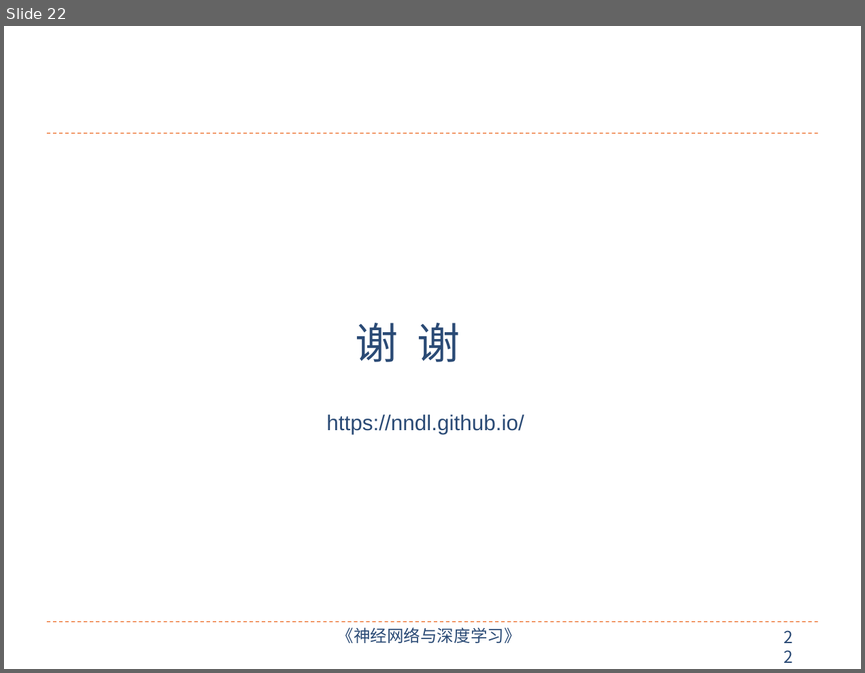
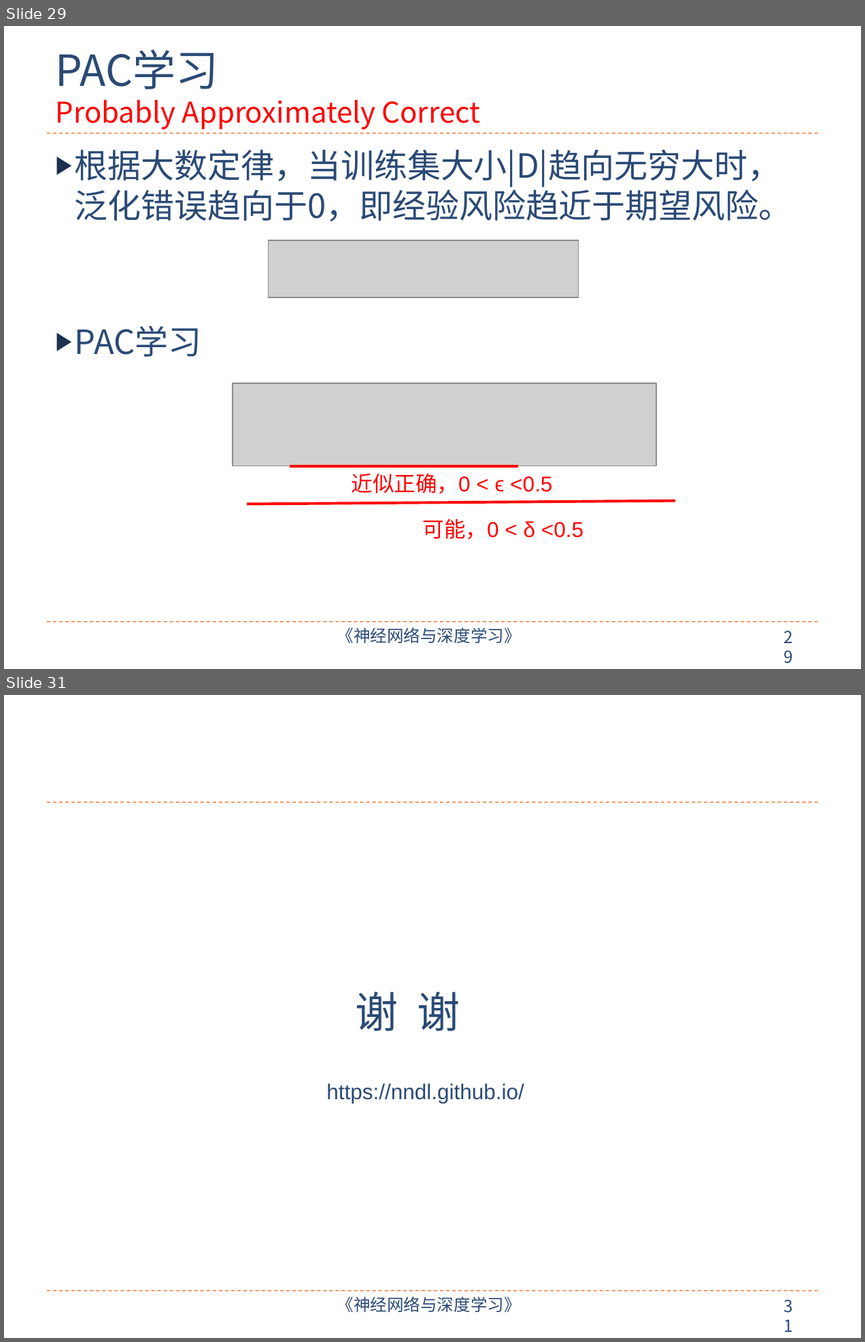
Before and after one commit to nndl/nndl.github.io, a slide deck: ppt/chap-机器学习概述.pptx. Shown one above the other, each under a label of ours: slide 22 before the commit, slides 29 and 31 after it; the slides between them are not shown. The pictures are 865x673 and 865x1342 pixels, drawn with LibreOffice and Linux fonts; fonts in the diff are those of the drawing; grey boxes stand for pictures. Boxes give left, top, right and bottom in pixels: in the first picture for what was removed or moved away, otherwise in the second. Text is boxed around its words. In the diff, an @@ line names an element or a change of style, - is before the commit and + after.

```diff
--- a/ppt/chap-机器学习概述.pptx
+++ b/ppt/chap-机器学习概述.pptx
@@ slide 29 added at <box>4,26,861,669</box>, background #FFFFFF; not listed: 4 template elements that a slide beside it also shows @@
@@ title added at <box>56,49,480,129</box>, 24 pt, text #FF0000 @@
+PAC学习
+Probably Approximately Correct
@@ text added at <box>75,149,792,356</box>, 28 pt, text #2A4A75 @@
+▶ 根据大数定律，当训练集大小|D|趋向无穷大时，泛化错误趋向于0，即经验风险趋近于期望风险。
+▶ PAC学习
@@ picture added at <box>268,240,578,297</box> @@
@@ picture added at <box>232,383,656,467</box> @@
@@ line added from (290, 465) to (518, 465), #FF0000 2.25 pt @@
@@ text added at <box>351,473,552,493</box>, 18 pt, text #FF0000 @@
+近似正确，0 < ϵ <0.5
@@ line added from (247, 504) to (675, 501), #FF0000 2.25 pt @@
@@ text added at <box>423,518,583,539</box>, 18 pt, text #FF0000 @@
+可能，0 < δ <0.5
@@ what was slide 22 is now slide 31 @@
@@ page number at <box>775,1291,810,1321</box>: text changed @@
-22
+31
```
Also in this commit, not shown: 11 slides changed, 13 other slides added, 5 slides removed, 5 other files.
